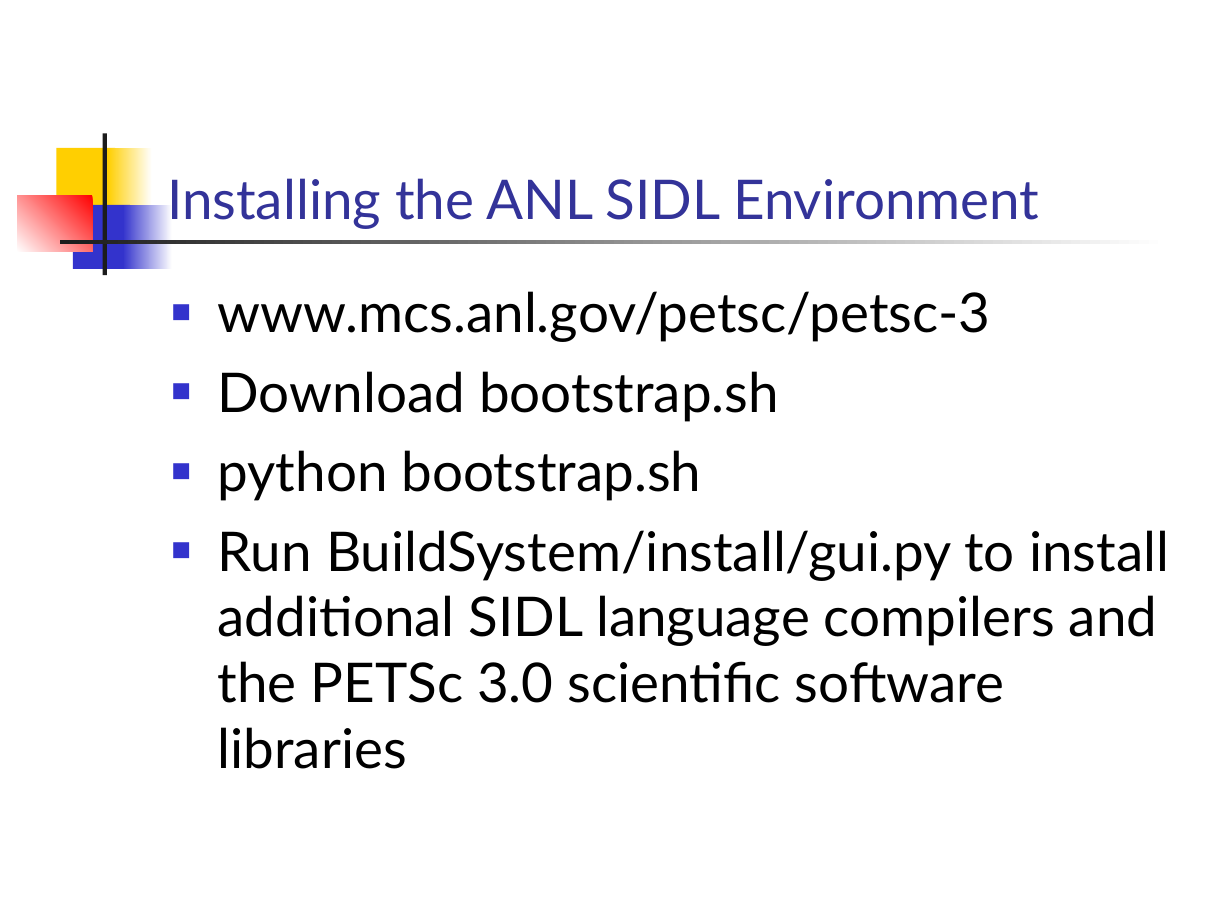
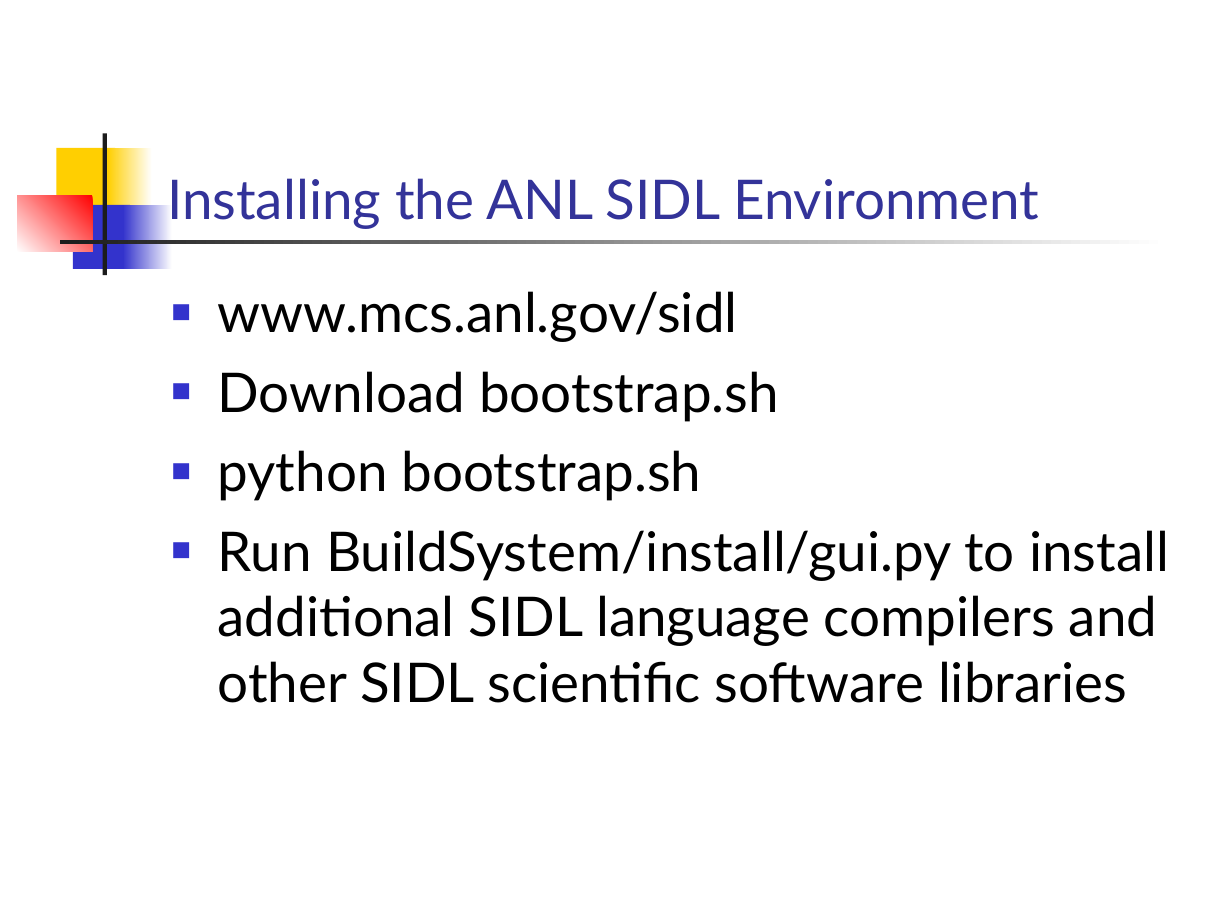
Before and after one commit to CloudComputer/petsc-BuildSystem, a slide deck: slide 6 of docs/tutorials/GettingStartedwithSIDL.ppt. Drawn at 1232x924 pixels with LibreOffice and Linux fonts; fonts in the diff are those of the drawing. Boxes give left, top, right and bottom in pixels: in the first picture for what was removed or moved away, otherwise in the second. Text is boxed around its words. In the diff, an @@ line names an element or a change of style, - is before the commit and + after.

Commit message:
bk-changeset-1.578 bsmith@bonzo.|ChangeSet|20030425160900|60783 ChangeSet   1.578 03/04/25 11:09:00 bsmith@bonzo. +3 -0   update to new sidl website
  BitKeeper/etc/logging_ok
    1.12 03/04/25 11:09:00 bsmith@bonzo. +1 -0
    Logging to logging@openlogging.org accepted

  docs/website/index.html
    1.6 03/04/25 11:08:56 bsmith@bonzo. +5 -19
    update to new sidl website

  docs/tutorials/GettingStartedwithSIDL.ppt
    1.4 03/04/25 11:08:56 bsmith@bonzo. +476 -101
    update to new sidl website

```diff
--- a/docs/tutorials/GettingStartedwithSIDL.ppt
+++ b/docs/tutorials/GettingStartedwithSIDL.ppt
@@ text at <box>218,291,738,342</box>: text changed @@
-■ www.mcs.anl.gov/petsc/petsc-3
+■ www.mcs.anl.gov/sidl
@@ text at <box>218,530,1169,703</box>: text changed @@
-■ Run BuildSystem/install/gui.py to install additional SIDL language compilers and the PETSc 3.0 scientific software libraries
+■ Run BuildSystem/install/gui.py to install additional SIDL language compilers and other SIDL scientific software libraries
```
Also in this commit, not shown: 3 other slides changed, 1 other file.
